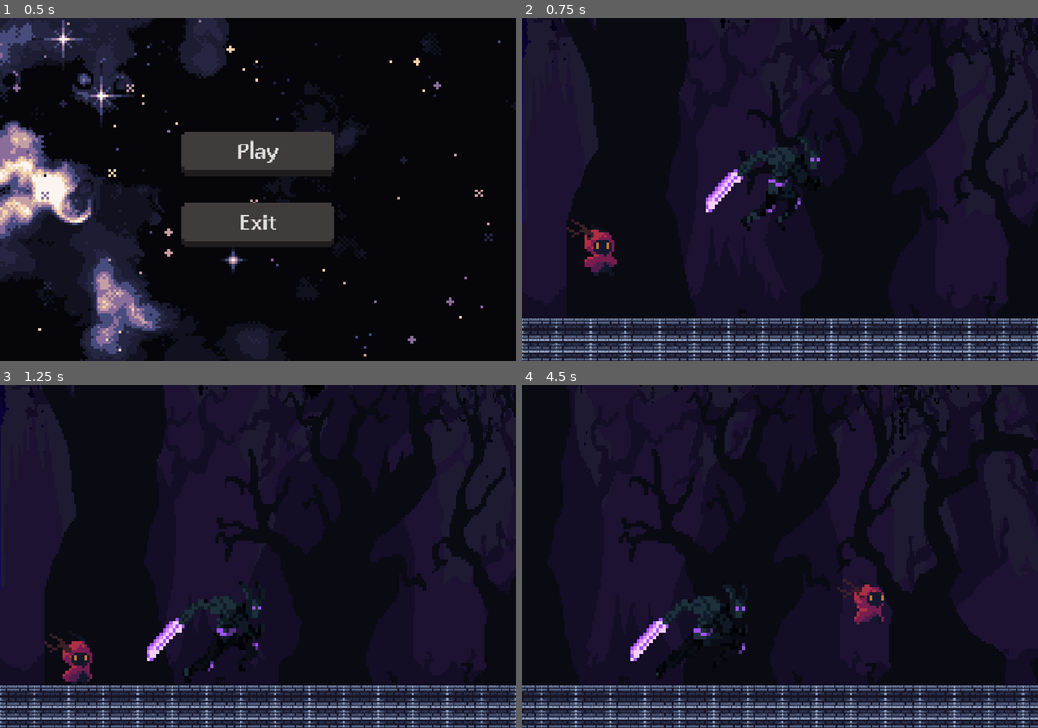
Above: before the commit, frames 1-4 (two rows, left to right).
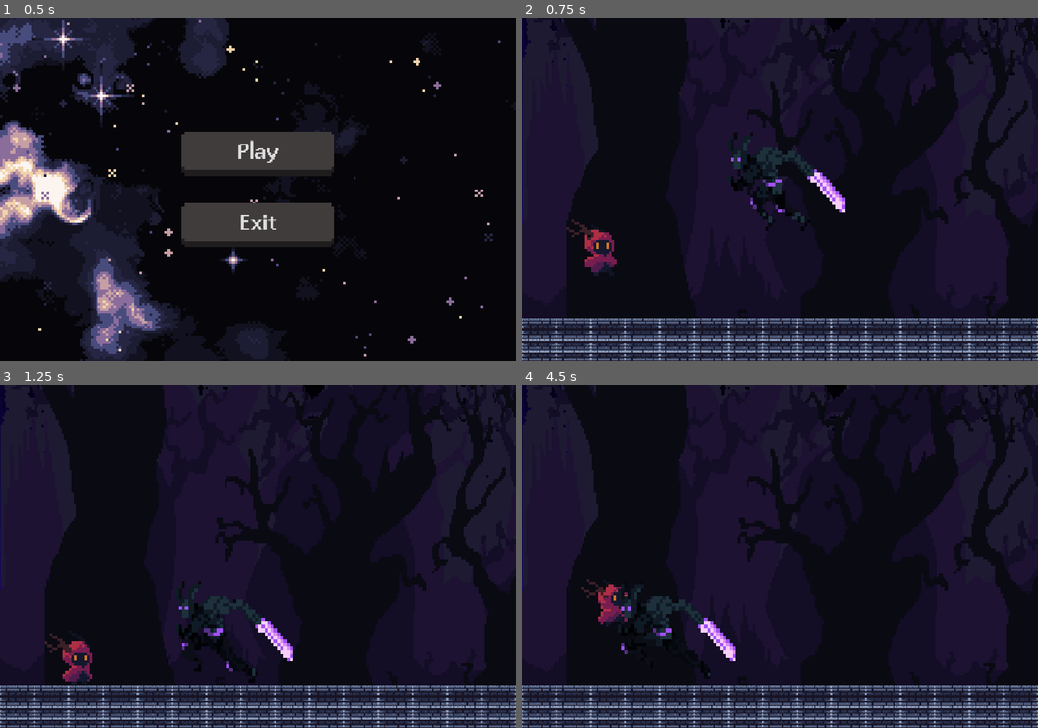
Above: after the commit, the same moments.

Repository: Stasenash/GodotPlatformerTestTask
Game: Godot game, scene res://scenes/main_menu/main_menu.tscn
Same seed, same stepped clock (60 frames per second), same inputs: the game is played once before the commit and once after it.
Inputs:
- Up to frame 1 (0.5 s): no input
- Up to frame 2 (0.75 s): click "Play" at 0.5 s
- Up to frame 3 (1.25 s): no input
- Up to frame 4 (4.5 s): hold D (move_right) 1.28-2.78 s; tap J (attack, bound only after the commit) at 1.35, 2.3, 2.85, 3.6 s; tap Space (jump) at 1.52, 1.55, 1.82, 2.1, 2.27, 2.57, 3.05, 3.77, 4.07, 4.35 s; hold A (move_left) 2.78-3.53 s; hold D (move_right) from 3.53 s (still down)

Frame 1 is identical in both runs. In frame 2, 1.8% of the frame differs, in the area x 35-63%, y 33-63%; in frame 3, 1.8%; in frame 4, 39%, in the area x 0-100%, y 0-100%.

Commit message:
Code refactoring for Player and Enemy

Diff:
--- a/project.godot
+++ b/project.godot
@@ -42,6 +42,11 @@
 , Object(InputEventKey,"resource_local_to_scene":false,"resource_name":"","device":-1,"window_id":0,"alt_pressed":false …(186 unchanged characters)…
 ]
 }
+attack={
+"deadzone": 0.2,
+"events": [Object(InputEventKey,"resource_local_to_scene":false,"resource_name":"","device":-1,"window_id":0,"alt_pressed":false,"shift_pressed":false,"ctrl_pressed":false,"meta_pressed":false,"pressed":false,"keycode":0,"physical_keycode":74,"key_label":0,"unicode":106,"location":0,"echo":false,"script":null)
+]
+}
 
 [physics]
 
--- a/scenes/enemy/enemy_night_born.gd
+++ b/scenes/enemy/enemy_night_born.gd
@@ -1,29 +1,86 @@
 extends CharacterBody2D
 
-var follow = false
-var speed = 100
+const SPEED: float = 100.0
 
-@onready var animation: AnimatedSprite2D = $AnimatedSprite2D
+enum State {
+	IDLE,
+	CHASE,
+	DEAD
+}
+
+@onready var anim: AnimatedSprite2D = $AnimatedSprite2D
+@onready var player: CharacterBody2D = get_parent().get_node("Player")
+
+var state: State = State.IDLE
 
 
 func _physics_process(delta: float) -> void:
+	if state == State.DEAD:
+		return
+
+	_apply_gravity(delta)
+	_update_state()
+	_update_movement()
+	_update_animation()
+
+	move_and_slide()
+
+func _apply_gravity(delta: float) -> void:
 	if not is_on_floor():
 		velocity += get_gravity() * delta
-	var player = $"../Player"
-	var direction = (player.position - self.position).normalized()
-	if follow:
-		velocity.x = direction.x * speed
-		animation.play("Walk")
-	else:
+
+
+
+func _update_state() -> void:
+	if state == State.DEAD:
+		return
+	# IDLE и CHASE переключаются через detector
+	pass
+
+
+func _change_state(new_state: State) -> void:
+	state = new_state
+
+
+func _update_movement() -> void:
+	if state != State.CHASE:
 		velocity.x = 0
-		animation.play("Idle")
-	move_and_slide()
+		return
+
+	var direction := (player.global_position - global_position).normalized()
+	velocity.x = direction.x * SPEED
+
+	if direction.x != 0:
+		anim.flip_h = direction.x < 0
+
+
+
+func _update_animation() -> void:
+	match state:
+		State.IDLE:
+			_play_animation("Idle")
+		State.CHASE:
+			_play_animation("Walk")
+		State.DEAD:
+			_play_animation("Death")
+
+
+func _play_animation(name: String) -> void:
+	if anim.animation != name:
+		anim.play(name)
+
+
 
 func _on_detector_body_entered(body: Node2D) -> void:
-	if body.name == "Player":
-		follow = true
+	if body == player:
+		_change_state(State.CHASE)
 
 
 func _on_detector_body_exited(body: Node2D) -> void:
-	if body.name == "Player":
-		follow = false
+	if body == player:
+		_change_state(State.IDLE)
+
+
+func die() -> void:
+	_change_state(State.DEAD)
+	velocity = Vector2.ZERO
--- a/scenes/player/player.tscn
+++ b/scenes/player/player.tscn
@@ -219,7 +219,7 @@
 }],
 "loop": false,
 "name": &"Attack",
-"speed": 8.0
+"speed": 10.0
 }, {
 "frames": [{
 "duration": 1.0,
@@ -382,9 +382,9 @@
 position = Vector2(-2, -2)
 scale = Vector2(1.5156251, 1.5156251)
 sprite_frames = SubResource("SpriteFrames_ioxgp")
-animation = &"Defeat"
+animation = &"Attack"
 autoplay = "Idle"
-frame = 9
+frame = 6
 frame_progress = 1.0
 
 [node name="Camera2D" type="Camera2D" parent="." unique_id=170415188]
--- a/scripts/core/player.gd
+++ b/scripts/core/player.gd
@@ -1,35 +1,92 @@
 extends CharacterBody2D
 
-const SPEED = 300.0
-const JUMP_VELOCITY = -600.0
+const SPEED: float = 300.0
+const JUMP_VELOCITY: float = -600.0
 
-@onready var animation = $AnimatedSprite2D
+enum State {
+	IDLE,
+	RUN,
+	JUMP,
+	FALL,
+	ATTACK
+}
+
+@onready var anim: AnimatedSprite2D = $AnimatedSprite2D
+
+var state: State = State.IDLE
+
+
+func _ready() -> void:
+	anim.animation_finished.connect(_on_animation_finished)
 
 
 func _physics_process(delta: float) -> void:
+	_apply_gravity(delta)
+	_handle_input()
+	_update_state()
+	_update_animation()
+	move_and_slide()
+
+
+func _apply_gravity(delta: float) -> void:
 	if not is_on_floor():
 		velocity += get_gravity() * delta
 
+
+func _handle_input() -> void:
+	if state == State.ATTACK:
+		return
+
+	if Input.is_action_just_pressed("attack"):
+		_change_state(State.ATTACK)
+		return
+
 	if Input.is_action_just_pressed("jump") and is_on_floor():
 		velocity.y = JUMP_VELOCITY
-		animation.play("Jump")
+
 
 	var direction := Input.get_axis("move_left", "move_right")
-	if direction:
-		velocity.x = direction * SPEED
-		if velocity.y == 0:
-			animation.play("Walk")
+	velocity.x = direction * SPEED
+
+	if direction != 0:
+		anim.flip_h = direction < 0
+
+
+func _update_state() -> void:
+	if state == State.ATTACK:
+		return
+
+	if not is_on_floor():
+		state = State.JUMP if velocity.y < 0 else State.FALL
+	elif velocity.x != 0:
+		state = State.RUN
 	else:
-		velocity.x = move_toward(velocity.x, 0, SPEED)
-		if velocity.y == 0:
-			animation.play("Idle")
+		state = State.IDLE
 
-	if direction == -1:
-		animation.flip_h = true
-	elif direction == 1:
-		animation.flip_h = false
 
-	if velocity.y > 0:
-		animation.play("Fall")
+func _change_state(new_state: State) -> void:
+	state = new_state
 
-	move_and_slide()
+
+func _update_animation() -> void:
+	match state:
+		State.IDLE:
+			_play_animation("Idle")
+		State.RUN:
+			_play_animation("Walk")
+		State.JUMP:
+			_play_animation("Jump")
+		State.FALL:
+			_play_animation("Fall")
+		State.ATTACK:
+			_play_animation("Attack")
+
+
+func _play_animation(name: String) -> void:
+	if anim.animation != name:
+		anim.play(name)
+
+
+func _on_animation_finished() -> void:
+	if state == State.ATTACK:
+		_change_state(State.IDLE)
